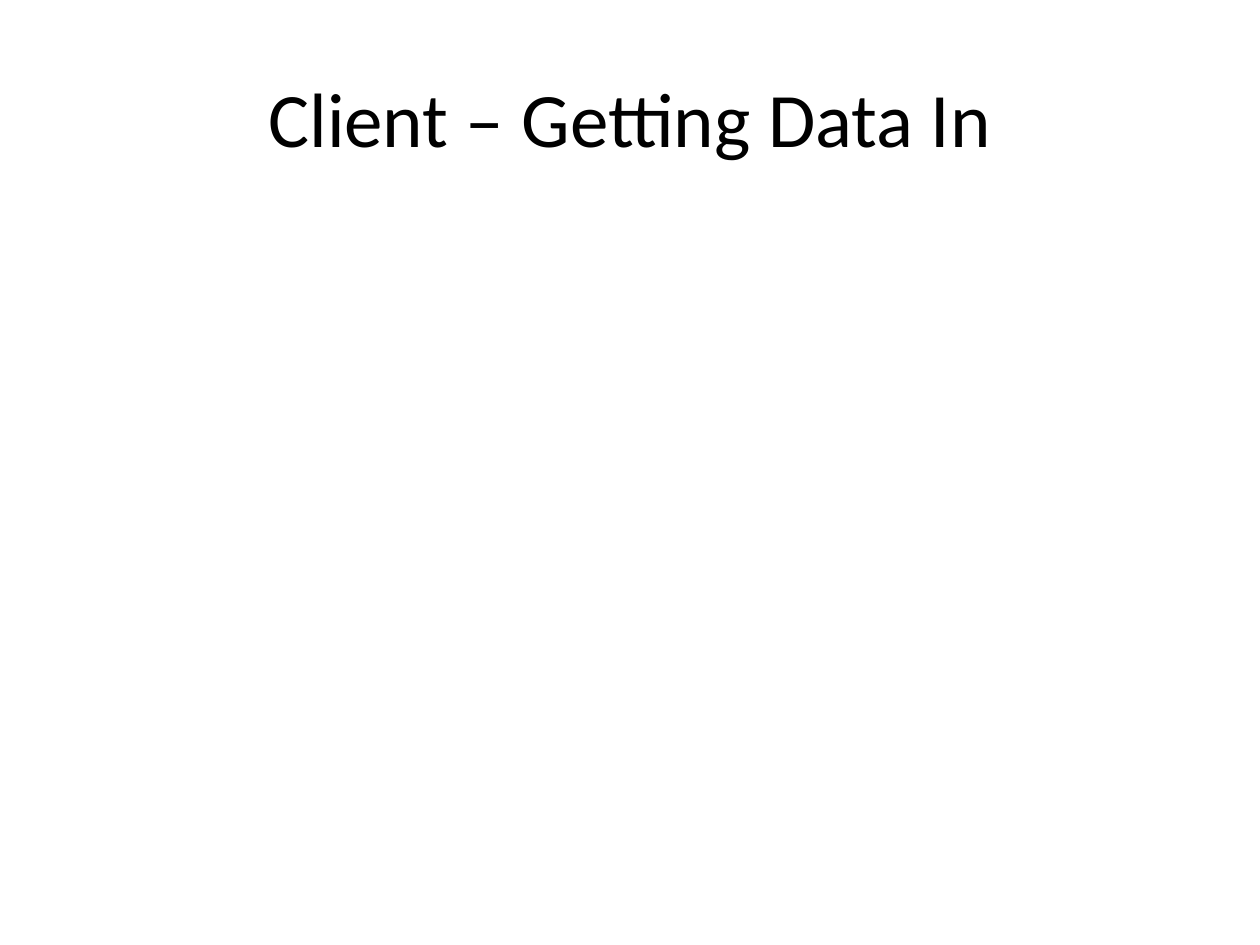
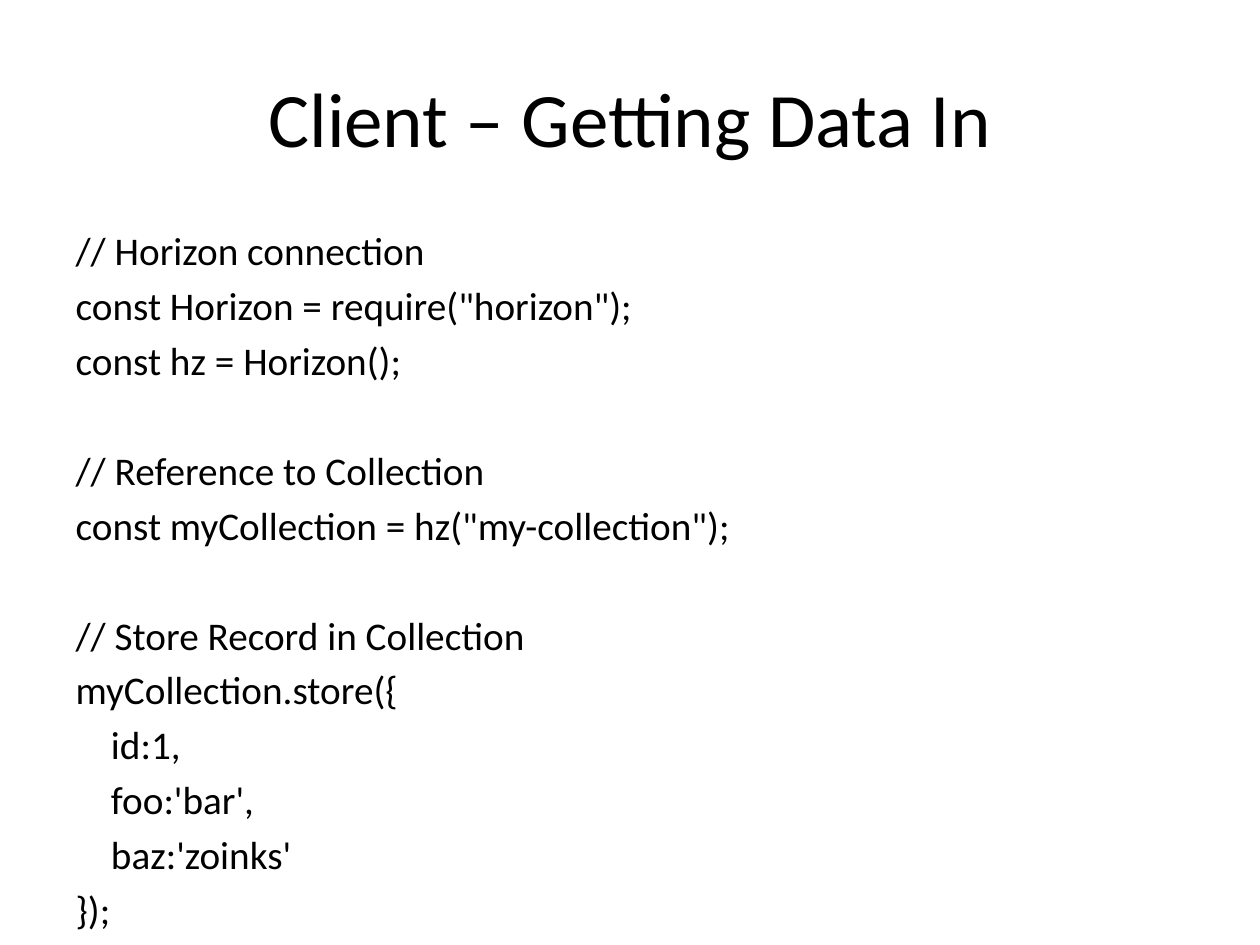
Before and after one commit to mahopa/Horizon-ngHouston, a slide deck: slide 8 of HorizonSlide.pptx. Drawn at 1260x945 pixels with LibreOffice and Linux fonts; fonts in the diff are those of the drawing. Boxes give left, top, right and bottom in pixels: in the first picture for what was removed or moved away, otherwise in the second. Text is boxed around its words. In the diff, an @@ line names an element or a change of style, - is before the commit and + after.

```diff
--- a/HorizonSlide.pptx
+++ b/HorizonSlide.pptx
@@ text added at [76, 238, 729, 819], 22.4 pt, text #000000 @@
+// Horizon connection
+const Horizon = require("horizon");
+const hz = Horizon();
+// Reference to Collection
+const myCollection = hz("my-collection");
+// Store Record in Collection
+myCollection.store({
+id:1,
+foo:'bar',
+baz:'zoinks'
+});
```
Also in this commit, not shown: 1 other slide changed, 3 slides added, 1 slide removed, 1 other file.
